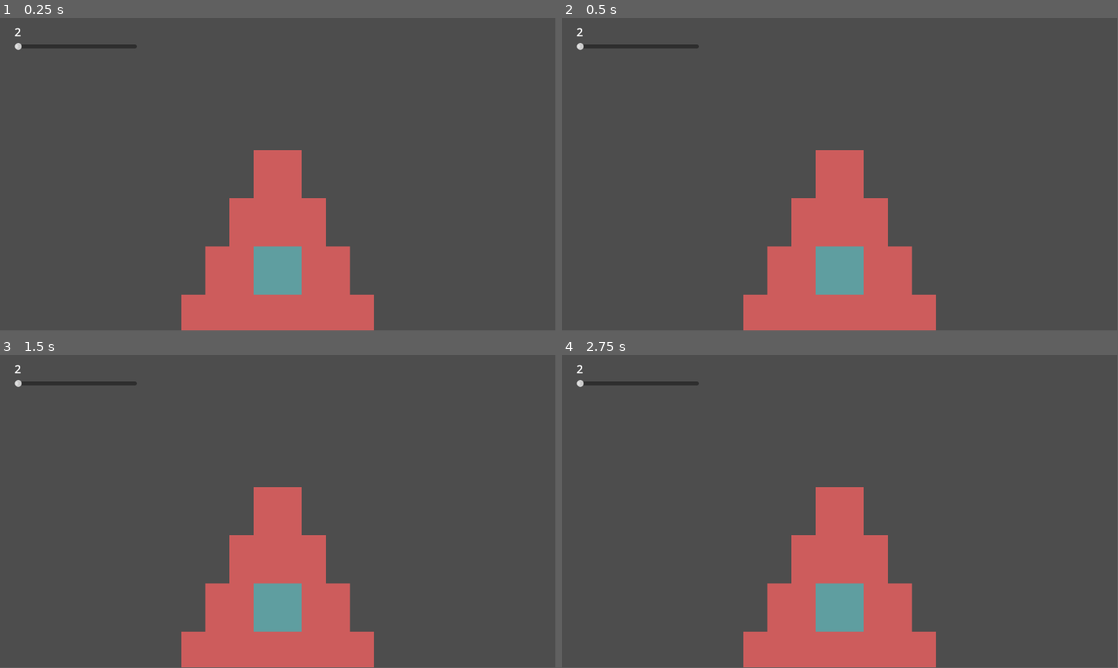
Above: before the commit, frames 1-4 (two rows, left to right).
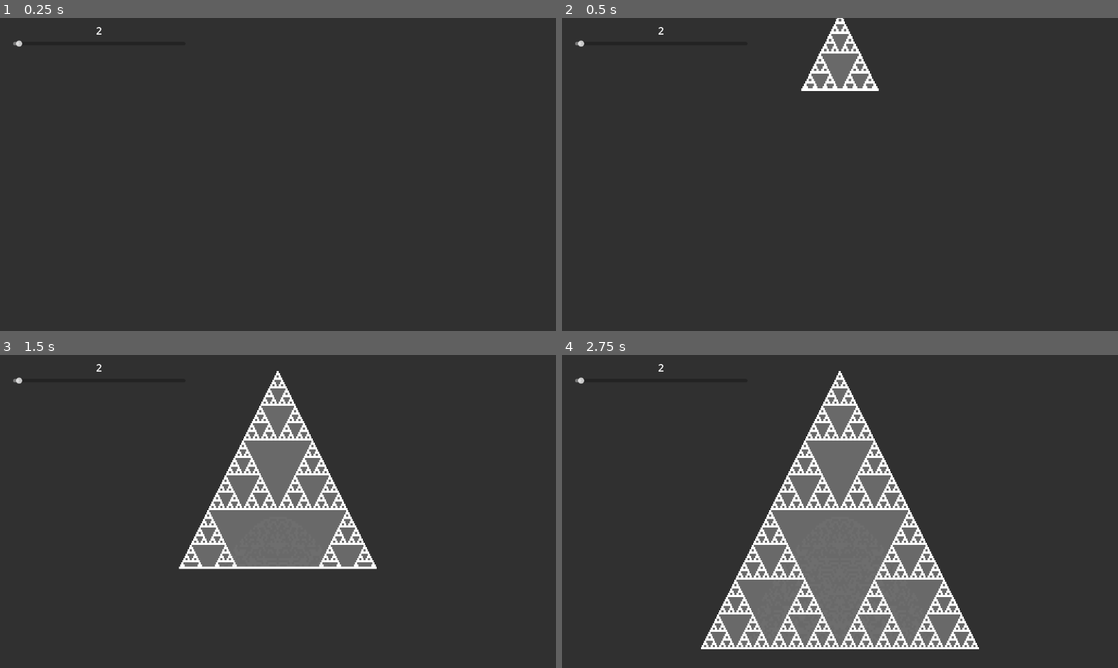
Above: after the commit, the same moments.

Repository: vinzenz-fischer/Interactive_Pascal_Triangle
Game: Godot game, scene res://pascals_triangle_viewer.tscn
Two runs of this game, one before a commit and one after it. Both use one fixed random seed, a clock stepped at 60 frames per second and the inputs below.
Inputs (mouse positions are in pixels of both pictures, inside the frame that each line leads up to):
- Up to frame 1 (0.25 s): no input
- Up to frame 2 (0.5 s): no input
- Up to frame 3 (1.5 s): tap Enter at 0.5 s; move the mouse to (400, 495) at 0.52 s; tap F at 0.6, 1.35 s; click (400, 495) at 0.67 s; move the mouse to (166, 527) at 1.27 s; click (166, 527) at 1.42 s
- Up to frame 4 (2.75 s): move the mouse to (895, 442) at 2.02 s; tap F at 2.1 s; click (895, 442) at 2.17 s
In our replay, the window is 799x449 before the commit and 800x450 after it. These sizes can differ from the game's own. Grey fills any space a smaller window leaves; there, only what the larger window draws over its background counts as a difference.

The runs differ from the first frame. In frame 1, 99% of the frame differs, in the area x 0-100%, y 0-100%; in frame 2, 99%; in frame 3, 99%; in frame 4, 99%.

Commit message:
optimized, fixed

Diff:
--- a/PascalTriangleNode.gd
+++ b/PascalTriangleNode.gd
@@ -2,6 +2,62 @@
 
 @export var k: int
 @export var n: int
+@export var value: int = 0
+const size: int = 100
 
 func _ready():
-	pass
+	name = "%d,%d" % [k, n]
+	position = Vector2((float(k) - float(n)/2) * size, float(n) * size)
+
+func update_color(divisor: int):
+	if value < 0:
+		if divisor == 1:
+			get_child(0).color = Color.LIGHT_GRAY
+		elif value % divisor == 0:
+			get_child(0).color = Color(0.43, 0.43, 0.43, 1)
+		else:
+			get_child(0).color = Color.WHITE_SMOKE
+	elif value % divisor == 0:
+		get_child(0).color = Color.DIM_GRAY
+	else:
+		get_child(0).color = Color.WHITE
+	#var label = newNode.get_child(0).get_child(0)
+	#label.text = "[center]%d[/center]" % value
+
+func factorial(x: int) -> int:
+	var result = 1
+	for i in x:
+		result *= i+1
+	return result
+
+func pascal(n_, k_) -> int: # factorial(21) is too big, causing an integer overflow
+	var divisor = factorial(k) * factorial(n_ - k_)
+	if divisor == 0:
+		print("DIVISION BY ZERO: n=%d k=%d" % [n_, k_])
+		return 0
+	return factorial(n_) / divisor
+
+# smart = manually remove factors that occour in both divident and divisor -> keeps numbers more managable
+func smart_factorial(n_) -> Array:
+	var result = []
+	for i in n_:
+		result.append(i+1)
+	return result
+
+func smart_divide(dividents, divisors) -> int:
+	var result = 1
+	for factor in dividents:
+		if factor in divisors:
+			divisors.erase(factor)
+		else:
+			result *= factor
+
+	for divisor in divisors:
+		result /= divisor
+
+	return int(result)
+
+func smart_pascal(n_, k_) -> int:
+	var divisors = smart_factorial(k_)
+	divisors.append_array(smart_factorial(n_ - k_))
+	return smart_divide(smart_factorial(n_), divisors)
--- /dev/null
+++ b/cam_move.gd
@@ -0,0 +1,31 @@
+extends Camera2D
+
+var prevMousePos = null
+var curZoom = 0.05
+var minZoom = 0.05
+var maxZoom = 1
+var delZoom = 0.05
+
+func _ready():
+	prevMousePos = get_local_mouse_position()
+	position.y = 6400
+
+func _process(_delta):
+	pan()
+	zoom = lerp(zoom, curZoom * Vector2.ONE, 0.15)
+
+func _input(event):
+	if event is InputEventMouseButton:
+		if   Input.is_mouse_button_pressed(MOUSE_BUTTON_WHEEL_UP)   and curZoom < maxZoom:
+			curZoom = min(maxZoom, curZoom + delZoom)
+		elif Input.is_mouse_button_pressed(MOUSE_BUTTON_WHEEL_DOWN) and minZoom < curZoom:
+			curZoom = max(minZoom, curZoom - delZoom)
+	elif event is InputEventKey:
+		if event.keycode == KEY_F:
+			position = Vector2(0, 6400)
+
+func pan():
+	var currMousePos = get_local_mouse_position()
+	if Input.is_mouse_button_pressed(MOUSE_BUTTON_RIGHT):
+		position += prevMousePos - currMousePos
+	prevMousePos = currMousePos
--- a/camera2d_pan.gd
+++ /dev/null
@@ -1,28 +0,0 @@
-extends Camera2D
-
-var prevMousePos = null
-var curZoom = 1
-var minZoom = 0.04
-var maxZoom = 1
-var delZoom = 0.05
-
-func _ready():
-	prevMousePos = get_local_mouse_position()
-
-func _process(_delta):
-	pan()
-	position.x = 0
-	zoom = lerp(zoom, curZoom * Vector2.ONE, 0.1)
-
-func _input(event):
-	if event is InputEventMouseButton:
-		if   Input.is_mouse_button_pressed(MOUSE_BUTTON_WHEEL_UP)   and curZoom < maxZoom:
-			curZoom = min(maxZoom, curZoom + delZoom)
-		elif Input.is_mouse_button_pressed(MOUSE_BUTTON_WHEEL_DOWN) and minZoom < curZoom:
-			curZoom = max(minZoom, curZoom - delZoom)
-
-func pan():
-	var currMousePos = get_local_mouse_position()
-	if Input.is_mouse_button_pressed(MOUSE_BUTTON_LEFT):
-		position += prevMousePos - currMousePos
-	prevMousePos = currMousePos
--- a/node_spawner.gd
+++ b/node_spawner.gd
@@ -2,84 +2,42 @@
 
 @onready var slider = $CanvasLayer/HSlider
 @onready var label = $CanvasLayer/HSlider/RichTextLabel
-var color_divisor = 2
-var camera = null
+@onready var container = $TriangleNodeContainer
 const node = preload("res://PascalTriangleNode.tscn")
-var triangle_spawner = null
+var n = 1
+var desired_n = pow(2, 7)
 
 func _ready():
-	triangle_spawner = await spawn_pascal_triangle(100)
-
+	var newNode = node.instantiate()
+	newNode.k = 0
+	newNode.n = 0
+	newNode.value = 1
+	container.add_child(newNode)
 
 func _process(_delta):
 	if slider.value_changed:
-		label.text = str(slider.value)
-		color_divisor = int(slider.value)
+		label.text = "[center]%d" % slider.value
 
+		for child in container.get_children():
+			child.update_color(slider.value)
+	if n < desired_n:
+		spawn_pascal_row(n)
+		n += 1
 
-func spawn_pascal_triangle(lines):
-	while true:
-		for n in lines:
-			#print("%d! = %d" % [n, factorial(n)])
-			for k in n+1:
-				spawn_pascal_node_binomial(k, n, 100)
-			await get_tree().process_frame
+func spawn_pascal_row(n_: int):
+	var newNode: Node2D
+	for k in n+1:
+		newNode = node.instantiate()
+		newNode.k = k
+		newNode.n = n_
+		newNode.value = get_value_by_adding(k, n)
+		container.add_child(newNode)
 
-func spawn_pascal_node_binomial(k: int, n: int, size):
-	var nodeName = "%d,%d" % [k, n]
-	var newNode = get_node_or_null(nodeName)
-	if newNode == null:
-		newNode = node.instantiate()
-		newNode.name = nodeName
-		var k_float = float(k)
-		var n_float = float(n)
-		newNode.position = Vector2((k_float - n_float/2) * size, n_float * size)
-		add_child(newNode)
-	var value = smart_pascal(int(n), int(k))
-	var colorRect = newNode.get_child(0)
+func get_value_by_adding(k: int, n_: int):
+	var result = 0
+	var p = container.get_node_or_null("%d,%d" % [k-1, n_-1])
+	if p != null: result += p.value
 
-	if value % color_divisor == 0:
-		colorRect.color = Color.CADET_BLUE
-	else:
-		colorRect.color = Color.INDIAN_RED
-	#var label = newNode.get_child(0).get_child(0)
-	#label.text = "[center]%d[/center]" % value
-
-
-func factorial(n):
-	var result = 1
-	for i in n:
-		result *= i+1
+	p = container.get_node_or_null("%d,%d" % [k, n_-1])
+	if p: result += p.value
 	return result
-
-func pascal(n, k): # factorial(21) is too big and causes an overflow
-	var divisor = factorial(k) * factorial(n - k)
-	if divisor == 0:
-		print("DIVISION BY ZERO: n=%d k=%d" % [n, k])
-		return 0
-	return factorial(n) / divisor
-
-# smart = manually remove factors that occour in both divident and divisor -> keeps numbers more managable
-func smart_factorial(n):
-	var result = []
-	for i in n:
-		result.append(i+1)
-	return result
-
-func smart_divide(dividents, divisors):
-	var result = 1
-	for factor in dividents:
-		if factor in divisors:
-			divisors.erase(factor)
-		else:
-			result *= factor
-
-	for divisor in divisors:
-		result /= divisor
-
-	return result
-
-func smart_pascal(n, k):
-	var divisors = smart_factorial(k)
-	divisors.append_array(smart_factorial(n - k))
-	return smart_divide(smart_factorial(n), divisors)
--- a/pascals_triangle_viewer.tscn
+++ b/pascals_triangle_viewer.tscn
@@ -1,30 +1,32 @@
 [gd_scene load_steps=3 format=3 uid="uid://sqeis8aqrpy6"]
 
 [ext_resource type="Script" path="res://node_spawner.gd" id="1_4fev5"]
-[ext_resource type="Script" path="res://camera2d_pan.gd" id="2_lmh2h"]
+[ext_resource type="Script" path="res://cam_move.gd" id="2_u64cs"]
 
 [node name="Node2D" type="Node2D"]
 script = ExtResource("1_4fev5")
 
 [node name="Camera2D" type="Camera2D" parent="."]
-script = ExtResource("2_lmh2h")
+script = ExtResource("2_u64cs")
 
 [node name="CanvasLayer" type="CanvasLayer" parent="."]
 
 [node name="HSlider" type="HSlider" parent="CanvasLayer"]
 offset_left = 30.0
 offset_top = 51.0
-offset_right = 284.0
+offset_right = 427.0
 offset_bottom = 67.0
-min_value = 2.0
+min_value = 1.0
 max_value = 64.0
 value = 2.0
 
 [node name="RichTextLabel" type="RichTextLabel" parent="CanvasLayer/HSlider"]
 layout_mode = 0
 offset_top = -39.0
-offset_right = 254.0
+offset_right = 397.0
 offset_bottom = 1.0
 theme_override_font_sizes/normal_font_size = 24
 bbcode_enabled = true
 text = "[center]asd"
+
+[node name="TriangleNodeContainer" type="Node" parent="."]
--- a/project.godot
+++ b/project.godot
@@ -15,6 +15,11 @@
 config/features=PackedStringArray("4.1", "GL Compatibility")
 config/icon="res://icon.svg"
 
+[display]
+
+window/size/viewport_width=1280
+window/size/viewport_height=720
+
 [dotnet]
 
 project/assembly_name="Interactive_Pascal_Triangle"
@@ -23,3 +28,4 @@
 
 renderer/rendering_method="gl_compatibility"
 renderer/rendering_method.mobile="gl_compatibility"
+environment/defaults/default_clear_color=Color(0.19, 0.19, 0.19, 1)
Not shown, added: export_presets.cfg
Not shown, added: Interactive_Pascal_Triangle.console.exe
Not shown, added: Interactive_Pascal_Triangle.exe
Not shown, added: Interactive_Pascal_Triangle.pck
